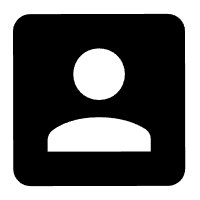
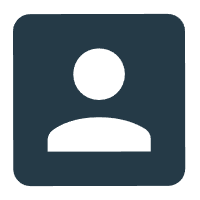
Layered file, before and after one edit (200×200). Changes by layer:
showed "Contacts Online-logos_transparent" over [13, 13, 186, 187]
hid "Contacts Online-logos_black" over [13, 13, 186, 187]
